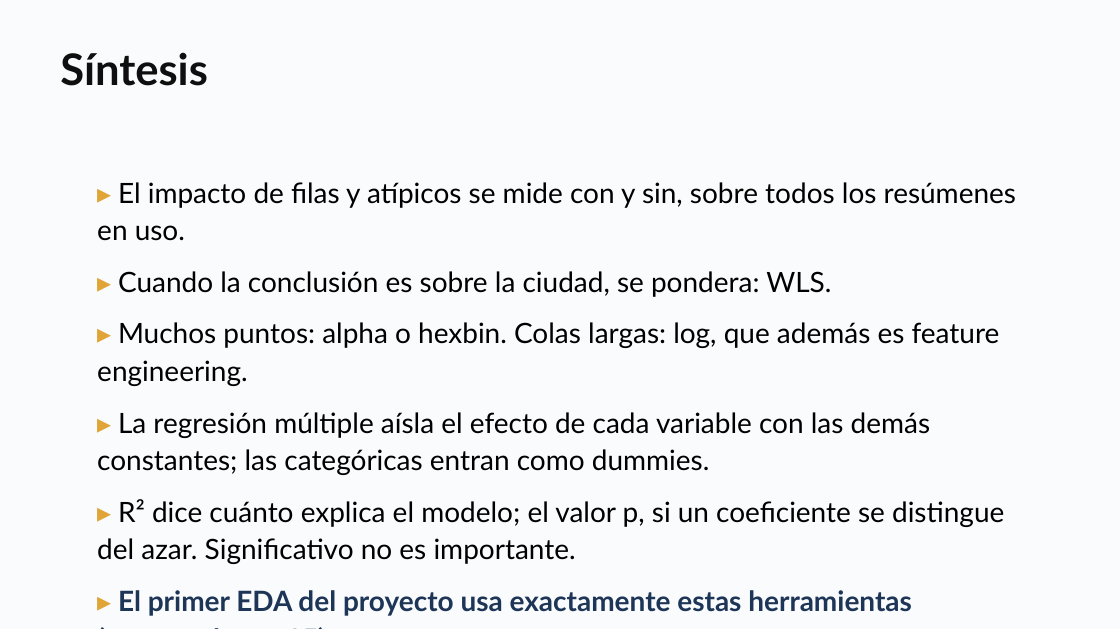
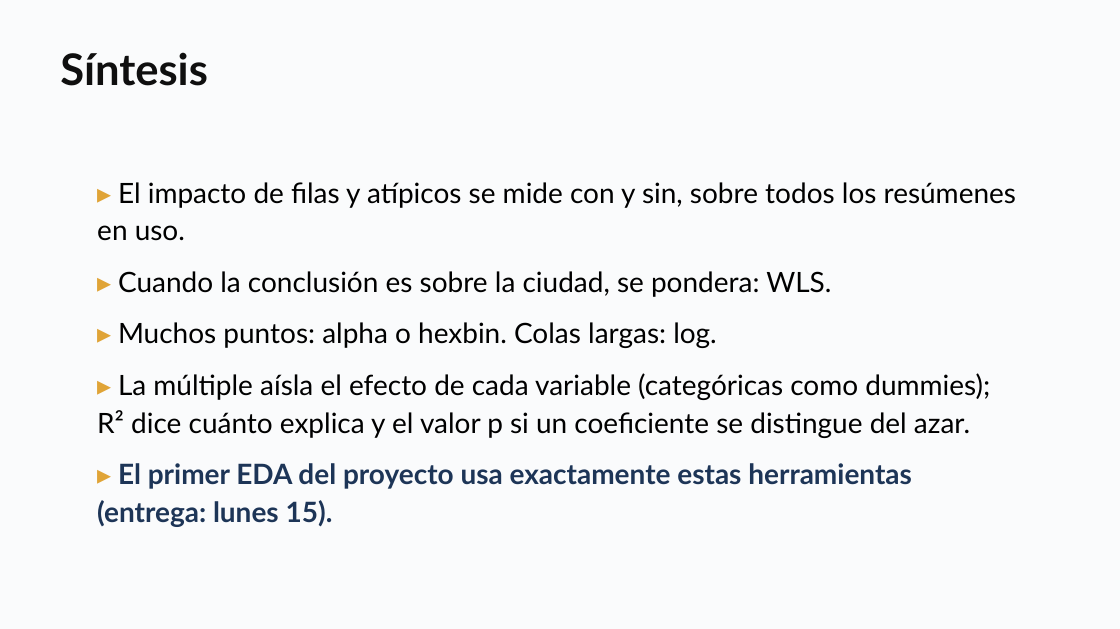
Before and after one commit to daniopitz/diplomado-cdd, a slide deck: slide 27 of presentaciones/clase04_regresion_multiple.pptx. Drawn at 1120x629 pixels with LibreOffice and Linux fonts; fonts in the diff are those of the drawing. Boxes give left, top, right and bottom in pixels: in the first picture for what was removed or moved away, otherwise in the second. Text is boxed around its words. In the diff, an @@ line names an element or a change of style, - is before the commit and + after.

```diff
--- a/presentaciones/clase04_regresion_multiple.pptx
+++ b/presentaciones/clase04_regresion_multiple.pptx
@@ text at <box>97,322,990,438</box>: text changed @@
-▸ Muchos puntos: alpha o hexbin. Colas largas: log, que además es feature engineering.
-▸ La regresión múltiple aísla el efecto de cada variable con las demás constantes; las categóricas entran como dummies.
-▸ R² dice cuánto explica el modelo; el valor p, si un coeficiente se distingue del azar. Significativo no es importante.
+▸ Muchos puntos: alpha o hexbin. Colas largas: log.
+▸ La múltiple aísla el efecto de cada variable (categóricas como dummies); R² dice cuánto explica y el valor p si un coeficiente se distingue del azar.
```
Also in this commit, not shown: 1 other file.
